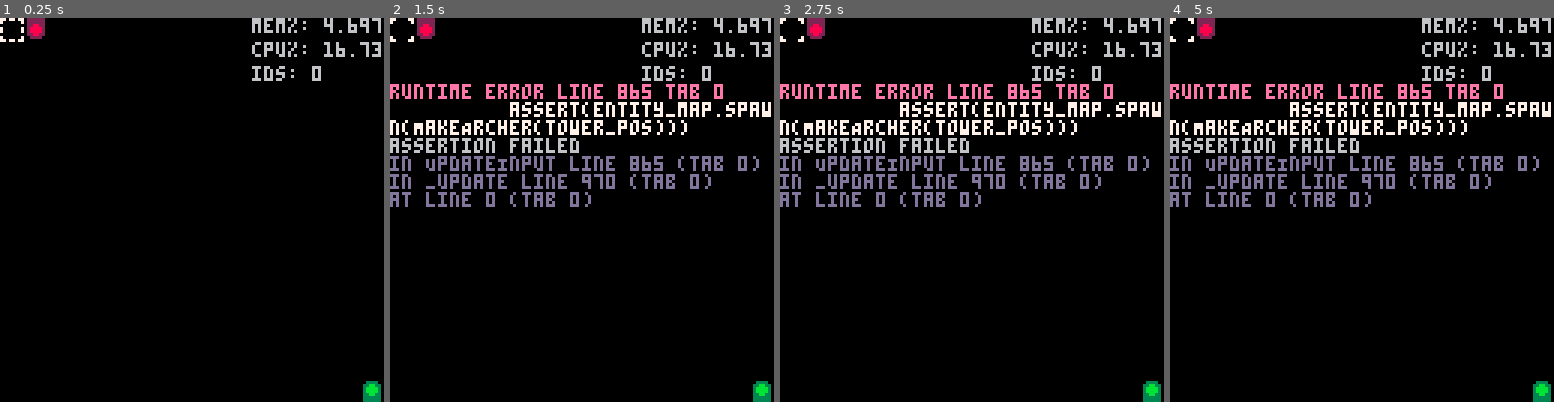
Above: before the commit, frames 1-4 (left to right).
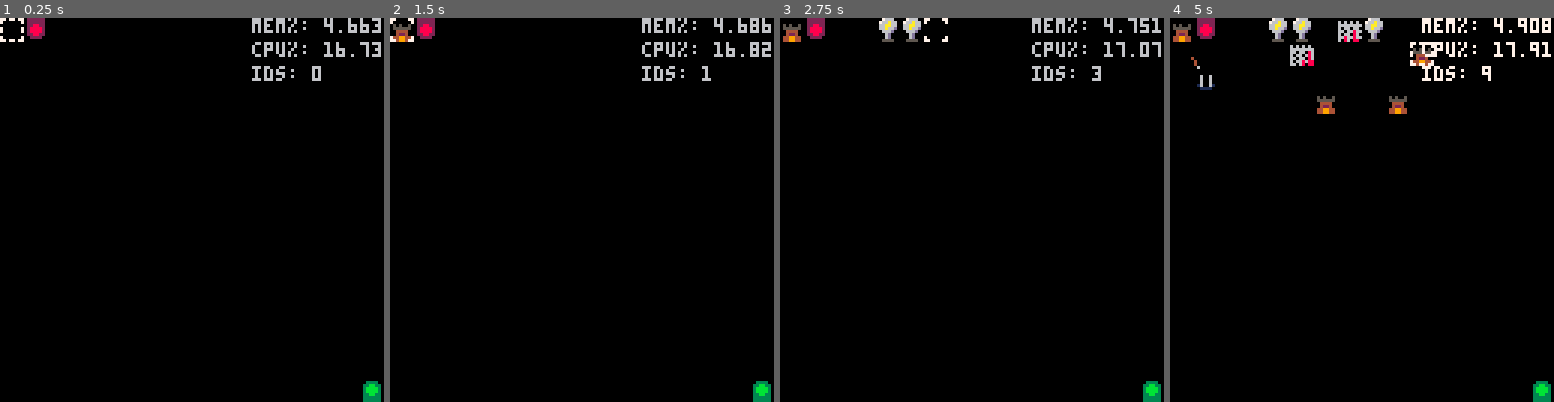
Above: after the commit, the same moments.

Repository: ClaytonKnittel/pico8-test
Game: PICO-8 cartridge clatt.p8
Two runs of this game, one before a commit and one after it. Both use one fixed random seed, a clock stepped at 60 frames per second and the inputs below.
Inputs:
- Up to frame 1 (0.25 s): no input
- Up to frame 2 (1.5 s): tap X (X key) at 0.33, 1.07 s; tap O (Z key) at 0.7 s
- Up to frame 3 (2.75 s): hold Right 1.6-2.1 s; tap O (Z key) at 1.7, 2.1, 2.5 s; tap X (X key) at 1.85 s; hold Up 2.15-2.42 s; hold Right from 2.47 s (still down)
- Up to frame 4 (5 s): tap O (Z key) every 0.4 s from 2.9 to 4.9 s; tap X (X key) at 2.97, 4.08 s; release Right at 3.03 s; hold Left 3.08-3.58 s; hold Down 3.63-3.97 s; hold Right 4.02-4.68 s; hold Up from 4.73 s (still down)

The runs differ from the first frame. In frame 1, less than 0.1% of the frame differs, in the area x 93-99%, y 0-4%; in frame 2, 8.7%; in frame 3, 9.3%; in frame 4, 12%, in the area x 0-100%, y 0-50%.
Error before the commit: runtime error line 865 tab 0; assert(entity_map.spawn(MakeArcher(tower_pos))); assertion failed

Commit message:
tweak lightning

Diff:
--- a/clatt.p8
+++ b/clatt.p8
@@ -597,10 +597,10 @@
 function MakePinwheel(pos)
   local pinwheel = {}
 
-  local fire_rate = 4
+  local fire_rate = 5
   local fire_rate_cooldown = 0
   local frames = 0
-  local range = 3
+  local range = 2
   local spin_rate = 150
   local n_directions = 4
 
@@ -627,10 +627,7 @@
         local offset_pos = { x = range * pos_x, y = range * pos_y }
         local target_pos = PosAdd(pinwheel.pos(), offset_pos)
 
-        local function spawn_arrow()
-          return MakeArrow(pinwheel.pos(), target_pos)
-        end
-        entity_map.try_spawn(spawn_arrow)
+        entity_map.spawn(MakeArrow(pinwheel.pos(), target_pos))
       end
       fire_rate_cooldown = fire_rate
     else
@@ -661,8 +658,8 @@
 function MakeLightning(pos)
   local lightning = {}
 
-  local range = 6
-  local fire_rate = 60
+  local range = 8
+  local fire_rate = 90
   local fire_rate_cooldown = 0
   local firing_length = 4
   local active_beam_frames = 0
@@ -688,7 +685,7 @@
     if fire_rate_cooldown == 0 then
       local target_enemy = nil
       local target_enemy_distance = 999
-      for _, entity in entity_map.entities() do
+      for entity in entity_map.entities() do
         if entity.type_id() == TypeId.ENEMY then
           local enemy_pos = entity.pos()
           local enemy_distance = PosMagnitude(PosSub(enemy_pos, lightning.pos()))
@@ -722,9 +719,7 @@
     local start_x = (pos.x + 0.5) * TILE_WIDTH
     local start_y = (pos.y + 0.5) * TILE_WIDTH
 
-    line(start_x - 1, start_y, target_pixel_pos.x, target_pixel_pos.y, 12)
-    line(start_x + 1, start_y, target_pixel_pos.x, target_pixel_pos.y, 12)
-    line(start_x, start_y, target_pixel_pos.x, target_pixel_pos.y, 10)
+    line(start_x, start_y - 2, target_pixel_pos.x, target_pixel_pos.y, 7)
   end
 
   function lightning.type_id()
@@ -865,11 +860,11 @@
           y = cursor_pos.y,
         }
         if selected_tower_type == TypeId.ARCHER then
-          assert(entity_map.spawn(MakeArcher(tower_pos)))
+          entity_map.spawn(MakeArcher(tower_pos))
         elseif selected_tower_type == TypeId.PINWHEEL then
-          assert(entity_map.spawn(MakePinwheel(tower_pos)))
+          entity_map.spawn(MakePinwheel(tower_pos))
         elseif selected_tower_type == TypeId.LIGHTNING then
-          assert(entity_map.spawn(MakeLightning(tower_pos)))
+          entity_map.spawn(MakeLightning(tower_pos))
         end
       end
     elseif grid_tile_type == selected_tower_type then
